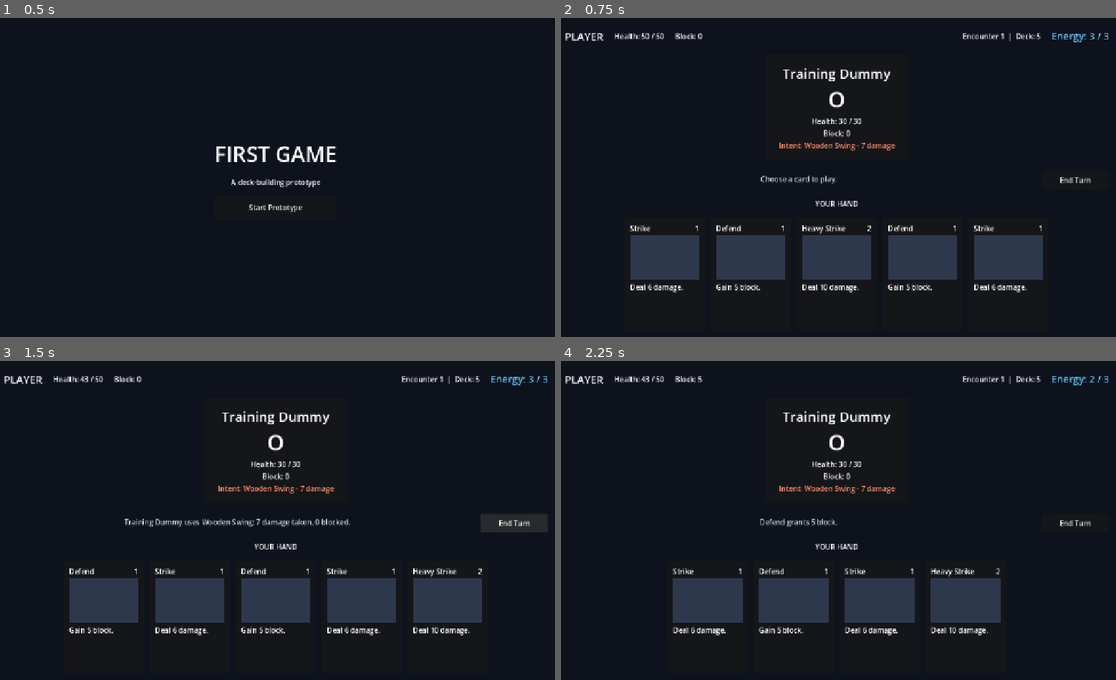
Above: before the commit, frames 1-4 (two rows, left to right).
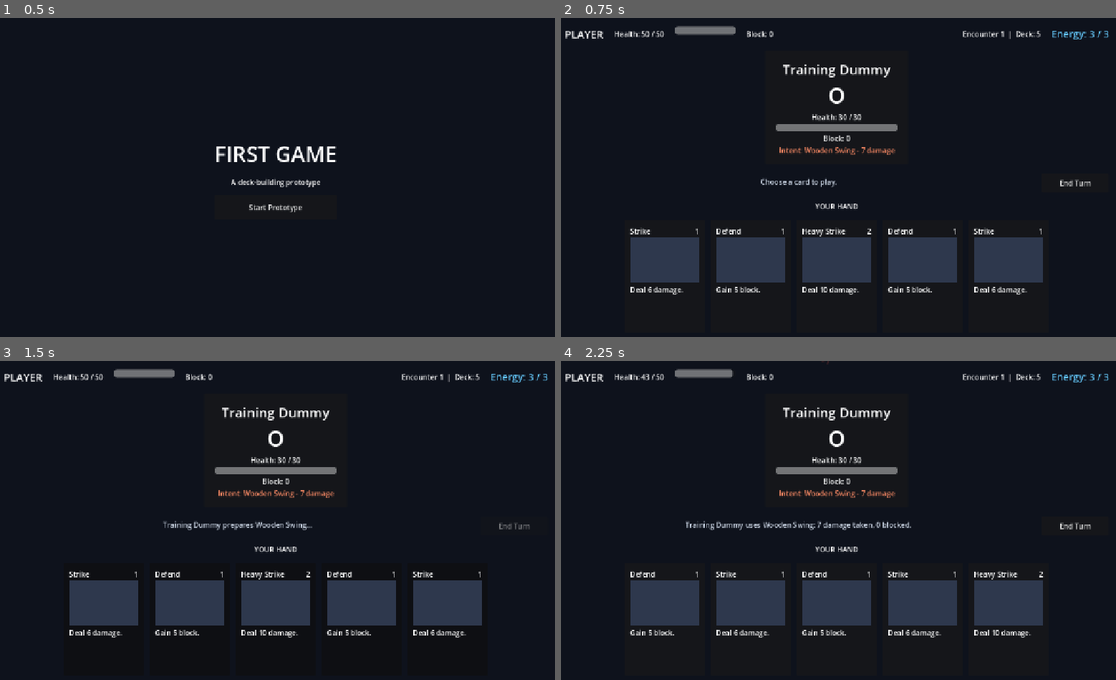
Above: after the commit, the same moments.

Repository: tucktown/gadot_first_game
Game: Godot game, scene res://screens/main.tscn
Same seed, same stepped clock (60 frames per second), same inputs: the game is played once before the commit and once after it.
Inputs (mouse positions are in pixels of both pictures, inside the frame that each line leads up to):
- Up to frame 1 (0.5 s): no input
- Up to frame 2 (0.75 s): click "Start Prototype" at 0.5 s
- Up to frame 3 (1.5 s): click "End Turn" at 1.25 s
- Up to frame 4 (2.25 s): click (666, 616) at 2.02 s

Frame 1 is identical in both runs. In frame 2, 5.6% of the frame differs, in the area x 0-99%, y 2-87%; in frame 3, 6.3%; in frame 4, 11%, in the area x 0-99%, y 0-87%.

Commit message:
Add combat feedback and animation

Diff:
--- a/cards/card_view.gd
+++ b/cards/card_view.gd
@@ -9,6 +9,13 @@
 @onready var select_button: Button = %SelectButton
 
 var card: CardInstance
+var is_playable := true
+var hover_tween: Tween
+
+
+func _ready() -> void:
+	_update_pivot()
+	resized.connect(_update_pivot)
 
 
 func display(card_instance: CardInstance) -> void:
@@ -19,9 +26,56 @@
 
 
 func set_playable(is_playable: bool) -> void:
+	self.is_playable = is_playable
 	select_button.disabled = not is_playable
 	self_modulate = Color.WHITE if is_playable else Color(0.55, 0.55, 0.55, 1.0)
+	if not is_playable:
+		_reset_hover()
+
+
+func animate_play_toward(target_global_position: Vector2) -> void:
+	set_playable(false)
+	if hover_tween and hover_tween.is_valid():
+		hover_tween.kill()
+	self_modulate = Color.WHITE
+	z_index = 100
+	var tween := create_tween()
+	tween.set_parallel(true)
+	tween.set_trans(Tween.TRANS_QUAD)
+	tween.set_ease(Tween.EASE_IN)
+	tween.tween_property(self, "global_position", target_global_position - size * 0.5, 0.24)
+	tween.tween_property(self, "scale", Vector2(0.72, 0.72), 0.24)
+	tween.tween_property(self, "modulate:a", 0.0, 0.24)
+	await tween.finished
 
 
 func _on_select_button_pressed() -> void:
 	selected.emit(card)
+
+
+func _on_select_button_mouse_entered() -> void:
+	if not is_playable:
+		return
+	if hover_tween and hover_tween.is_valid():
+		hover_tween.kill()
+	z_index = 10
+	hover_tween = create_tween().set_trans(Tween.TRANS_BACK).set_ease(Tween.EASE_OUT)
+	hover_tween.tween_property(self, "scale", Vector2(1.08, 1.08), 0.14)
+
+
+func _on_select_button_mouse_exited() -> void:
+	if not is_playable:
+		return
+	_reset_hover()
+
+
+func _reset_hover() -> void:
+	if hover_tween and hover_tween.is_valid():
+		hover_tween.kill()
+	z_index = 0
+	hover_tween = create_tween().set_trans(Tween.TRANS_QUAD).set_ease(Tween.EASE_OUT)
+	hover_tween.tween_property(self, "scale", Vector2.ONE, 0.1)
+
+
+func _update_pivot() -> void:
+	pivot_offset = size * 0.5
--- a/cards/card_view.tscn
+++ b/cards/card_view.tscn
@@ -48,3 +48,5 @@
 flat = true
 
 [connection signal="pressed" from="SelectButton" to="." method="_on_select_button_pressed"]
+[connection signal="mouse_entered" from="SelectButton" to="." method="_on_select_button_mouse_entered"]
+[connection signal="mouse_exited" from="SelectButton" to="." method="_on_select_button_mouse_exited"]
--- a/combat/combat_screen.gd
+++ b/combat/combat_screen.gd
@@ -4,11 +4,15 @@
 const CARD_VIEW_SCENE := preload("res://cards/card_view.tscn")
 
 @onready var player_health_label: Label = %PlayerHealthLabel
+@onready var player_health_bar: ProgressBar = %PlayerHealthBar
 @onready var player_block_label: Label = %PlayerBlockLabel
 @onready var energy_label: Label = %EnergyLabel
 @onready var encounter_label: Label = %EncounterLabel
+@onready var status_bar: HBoxContainer = %StatusBar
+@onready var enemy_panel: PanelContainer = %EnemyPanel
 @onready var enemy_name_label: Label = %EnemyNameLabel
 @onready var enemy_health_label: Label = %EnemyHealthLabel
+@onready var enemy_health_bar: ProgressBar = %EnemyHealthBar
 @onready var enemy_block_label: Label = %EnemyBlockLabel
 @onready var enemy_intent_label: Label = %EnemyIntentLabel
 @onready var message_label: Label = %MessageLabel
@@ -20,6 +24,9 @@
 
 var state := CombatState.new()
 var enemy: EnemyData
+var input_locked := false
+var player_health_tween: Tween
+var enemy_health_tween: Tween
 
 
 func _ready() -> void:
@@ -36,19 +43,24 @@
 		RunState.max_health,
 	)
 	message_label.text = "Choose a card to play."
-	_refresh_combat_view()
-
-
-func _refresh_combat_view() -> void:
+	input_locked = false
+	_refresh_combat_view(false)
+
+
+func _refresh_combat_view(animate_health := true) -> void:
 	player_health_label.text = "Health: %d / %d" % [state.player_health, state.player_max_health]
+	player_health_bar.max_value = state.player_max_health
+	_set_bar_value(player_health_bar, state.player_health, animate_health, true)
 	player_block_label.text = "Block: %d" % state.player_block
 	energy_label.text = "Energy: %d / %d" % [state.energy, state.max_energy]
 	encounter_label.text = "Encounter %d  |  Deck: %d" % [RunState.encounter_number, RunState.deck.size()]
 	enemy_name_label.text = enemy.display_name
 	enemy_health_label.text = "Health: %d / %d" % [state.enemy_health, state.enemy_max_health]
+	enemy_health_bar.max_value = state.enemy_max_health
+	_set_bar_value(enemy_health_bar, state.enemy_health, animate_health, false)
 	enemy_block_label.text = "Block: %d" % state.enemy_block
 	enemy_intent_label.text = _get_intent_text(enemy.get_move(state.enemy_turn_index))
-	end_turn_button.disabled = state.phase != CombatState.Phase.PLAYER_TURN
+	end_turn_button.disabled = input_locked or state.phase != CombatState.Phase.PLAYER_TURN
 	result_overlay.visible = state.phase in [CombatState.Phase.WON, CombatState.Phase.LOST]
 	if state.phase == CombatState.Phase.WON:
 		result_title.text = "VICTORY"
@@ -68,17 +80,30 @@
 		var card_view: CardView = CARD_VIEW_SCENE.instantiate()
 		hand_container.add_child(card_view)
 		card_view.display(card)
-		card_view.set_playable(state.can_play(card))
+		card_view.set_playable(not input_locked and state.can_play(card))
 		card_view.selected.connect(_on_card_selected)
 
 
 func _on_card_selected(card: CardInstance) -> void:
-	if not state.can_play(card):
+	if input_locked or not state.can_play(card):
 		message_label.text = "That card cannot be played right now."
 		return
 
+	var card_view := _find_card_view(card)
+	_set_input_locked(true)
 	var card_name := card.definition.display_name
+	var target := enemy_panel.global_position + enemy_panel.size * 0.5
+	if card.definition.damage == 0:
+		target = status_bar.global_position + status_bar.size * 0.25
+	if card_view:
+		await card_view.animate_play_toward(target)
+
 	var result := state.play_card(card)
+	if result.damage_dealt > 0:
+		_spawn_floating_value("-%d" % result.damage_dealt, enemy_panel, Color(1.0, 0.35, 0.3))
+		await _animate_hit(enemy_panel)
+	if result.block_gained > 0:
+		_spawn_floating_value("+%d BLOCK" % result.block_gained, status_bar, Color(0.35, 0.75, 1.0))
 
 	if state.phase == CombatState.Phase.WON:
 		message_label.text = "%s wins the combat!" % card_name
@@ -97,14 +122,29 @@
 	elif result.block_gained > 0:
 		message_label.text = "%s grants %d block." % [card_name, result.block_gained]
 
+	_set_input_locked(false)
 	_refresh_combat_view()
 
 
 func _on_end_turn_button_pressed() -> void:
+	if input_locked or state.phase != CombatState.Phase.PLAYER_TURN:
+		return
+
+	_set_input_locked(true)
 	var enemy_move := enemy.get_move(state.enemy_turn_index)
+	message_label.text = "%s prepares %s..." % [enemy.display_name, enemy_move.display_name]
+	await get_tree().create_timer(0.4).timeout
 	var result := state.end_player_turn(enemy_move)
 	if result.is_empty():
-		return
+		_set_input_locked(false)
+		return
+	if result.damage_taken > 0:
+		_spawn_floating_value("-%d" % result.damage_taken, status_bar, Color(1.0, 0.35, 0.3))
+		await _animate_hit(status_bar)
+	elif result.blocked > 0:
+		_spawn_floating_value("BLOCKED", status_bar, Color(0.35, 0.75, 1.0))
+	if result.enemy_block_gained > 0:
+		_spawn_floating_value("+%d BLOCK" % result.enemy_block_gained, enemy_panel, Color(0.35, 0.75, 1.0))
 
 	if state.phase == CombatState.Phase.LOST:
 		message_label.text = "%s uses %s. You were defeated." % [
@@ -123,6 +163,8 @@
 			", ".join(effects),
 		]
 
+	await get_tree().create_timer(0.25).timeout
+	_set_input_locked(false)
 	_refresh_combat_view()
 
 
@@ -150,3 +192,59 @@
 	if move.damage > 0:
 		return "Intent: %s - %d damage" % [move.display_name, move.damage]
 	return "Intent: %s - %d block" % [move.display_name, move.block]
+
+
+func _find_card_view(card: CardInstance) -> CardView:
+	for child in hand_container.get_children():
+		if child is CardView and child.card == card:
+			return child
+	return null
+
+
+func _set_input_locked(locked: bool) -> void:
+	input_locked = locked
+	end_turn_button.disabled = locked or state.phase != CombatState.Phase.PLAYER_TURN
+	for child in hand_container.get_children():
+		if child is CardView:
+			child.set_playable(not locked and state.can_play(child.card))
+
+
+func _set_bar_value(bar: ProgressBar, target_value: float, animated: bool, is_player: bool) -> void:
+	var active_tween := player_health_tween if is_player else enemy_health_tween
+	if active_tween and active_tween.is_valid():
+		active_tween.kill()
+	if not animated:
+		bar.value = target_value
+		return
+	var tween := create_tween().set_trans(Tween.TRANS_QUAD).set_ease(Tween.EASE_OUT)
+	tween.tween_property(bar, "value", target_value, 0.3)
+	if is_player:
+		player_health_tween = tween
+	else:
+		enemy_health_tween = tween
+
+
+func _animate_hit(target: Control) -> void:
+	var original_position := target.position
+	var tween := create_tween()
+	tween.tween_property(target, "modulate", Color(1.0, 0.35, 0.35, 1.0), 0.06)
+	tween.parallel().tween_property(target, "position", original_position + Vector2(9, 0), 0.06)
+	tween.tween_property(target, "position", original_position - Vector2(7, 0), 0.06)
+	tween.tween_property(target, "position", original_position, 0.06)
+	tween.parallel().tween_property(target, "modulate", Color.WHITE, 0.1)
+	await tween.finished
+
+
+func _spawn_floating_value(text: String, target: Control, color: Color) -> void:
+	var label := Label.new()
+	label.text = text
+	label.z_index = 200
+	label.mouse_filter = Control.MOUSE_FILTER_IGNORE
+	label.add_theme_font_size_override("font_size", 26)
+	label.add_theme_color_override("font_color", color)
+	add_child(label)
+	label.global_position = target.global_position + target.size * 0.5 - Vector2(35, 10)
+	var tween := create_tween().set_parallel(true)
+	tween.tween_property(label, "position:y", label.position.y - 55, 0.65)
+	tween.tween_property(label, "modulate:a", 0.0, 0.65)
+	tween.finished.connect(label.queue_free)
--- a/combat/combat_screen.tscn
+++ b/combat/combat_screen.tscn
@@ -38,6 +38,7 @@
 theme_override_constants/separation = 20
 
 [node name="StatusBar" type="HBoxContainer" parent="PageMargin/Layout"]
+unique_name_in_owner = true
 layout_mode = 2
 theme_override_constants/separation = 24
 
@@ -50,6 +51,14 @@
 unique_name_in_owner = true
 layout_mode = 2
 text = "Health: 50 / 50"
+
+[node name="PlayerHealthBar" type="ProgressBar" parent="PageMargin/Layout/StatusBar"]
+unique_name_in_owner = true
+custom_minimum_size = Vector2(135, 18)
+layout_mode = 2
+max_value = 50.0
+value = 50.0
+show_percentage = false
 
 [node name="PlayerBlockLabel" type="Label" parent="PageMargin/Layout/StatusBar"]
 unique_name_in_owner = true
@@ -77,6 +86,7 @@
 size_flags_vertical = 3
 
 [node name="EnemyPanel" type="PanelContainer" parent="PageMargin/Layout/EnemyArea"]
+unique_name_in_owner = true
 custom_minimum_size = Vector2(320, 190)
 layout_mode = 2
 
@@ -110,6 +120,14 @@
 text = "Health: 30 / 30"
 horizontal_alignment = 1
 
+[node name="EnemyHealthBar" type="ProgressBar" parent="PageMargin/Layout/EnemyArea/EnemyPanel/EnemyMargin/EnemyDetails"]
+unique_name_in_owner = true
+custom_minimum_size = Vector2(240, 16)
+layout_mode = 2
+max_value = 30.0
+value = 30.0
+show_percentage = false
+
 [node name="EnemyBlockLabel" type="Label" parent="PageMargin/Layout/EnemyArea/EnemyPanel/EnemyMargin/EnemyDetails"]
 unique_name_in_owner = true
 layout_mode = 2
--- a/project.godot
+++ b/project.godot
@@ -23,6 +23,8 @@
 
 window/size/viewport_width=1280
 window/size/viewport_height=720
+window/size/window_width_override=1600
+window/size/window_height_override=900
 window/stretch/mode="canvas_items"
 window/stretch/aspect="expand"
 
Not shown, changed: README.md
